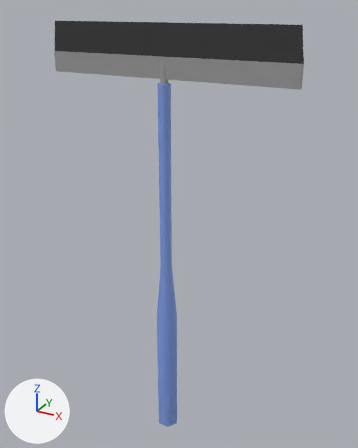
Two versions of the Blender file Assets/Team24/Models/Squeegee.blend, one commit apart.
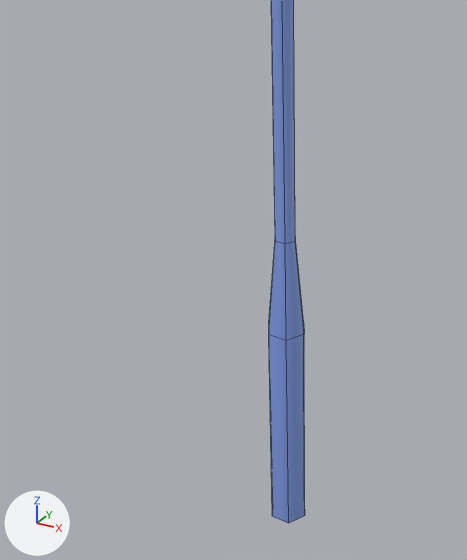
There are two pictures of each version: one whole from a camera (50 mm lens) standing at (0.936, -1.589, 1.361) and looking at (0.022, 0.072, 0.531), one close up on the part from 2% to 75% of the width and 29% to 100% of the height. The axes (+X, +Y, +Z) are drawn at lower left. The lights are the same throughout. The close-ups show mesh edges as thin lines.

The first close-up shows 'Squeegee'.
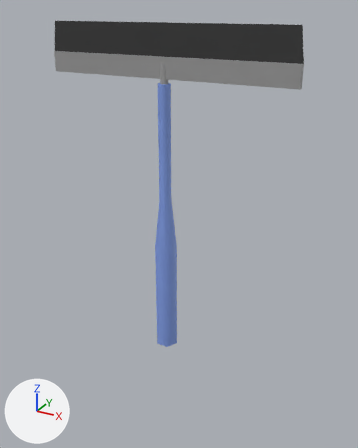
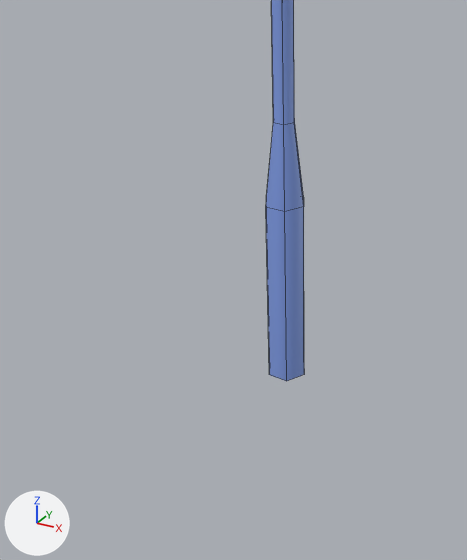
The newer file is also turned or shifted as a whole; pictures and numbers use the older file's frame.

Boxes (x1, y1, x2, y2) around the edits, measured in the close-ups (467 x 560 px):
'Squeegee', reshaped: before (269, 0, 305, 523); after (266, 0, 304, 381)

Diff of the bpy script that builds the scene:
```diff
--- a/Assets/Team24/Models/Squeegee.blend.py
+++ b/Assets/Team24/Models/Squeegee.blend.py
@@ me_cylinder @@
 me_cylinder.from_pydata(...)  # 56 vertices, 50 faces; spans x -0.5..0.5, y -0.04..0.04, z -0.49..1.31
 # used by ob_squeegee; location = (0.0, 0.0, 0.0)
+# me_cylinder part 1: all 18 vertices in x -0.05..0.05, y -0.04..0.04, z -0.49..0.36 are scaled about their middle by (1, 1, 0.797), then moved by (0.0, 0.0, 0.38)
 me_cylinder.materials.append(mat_handle)
```
